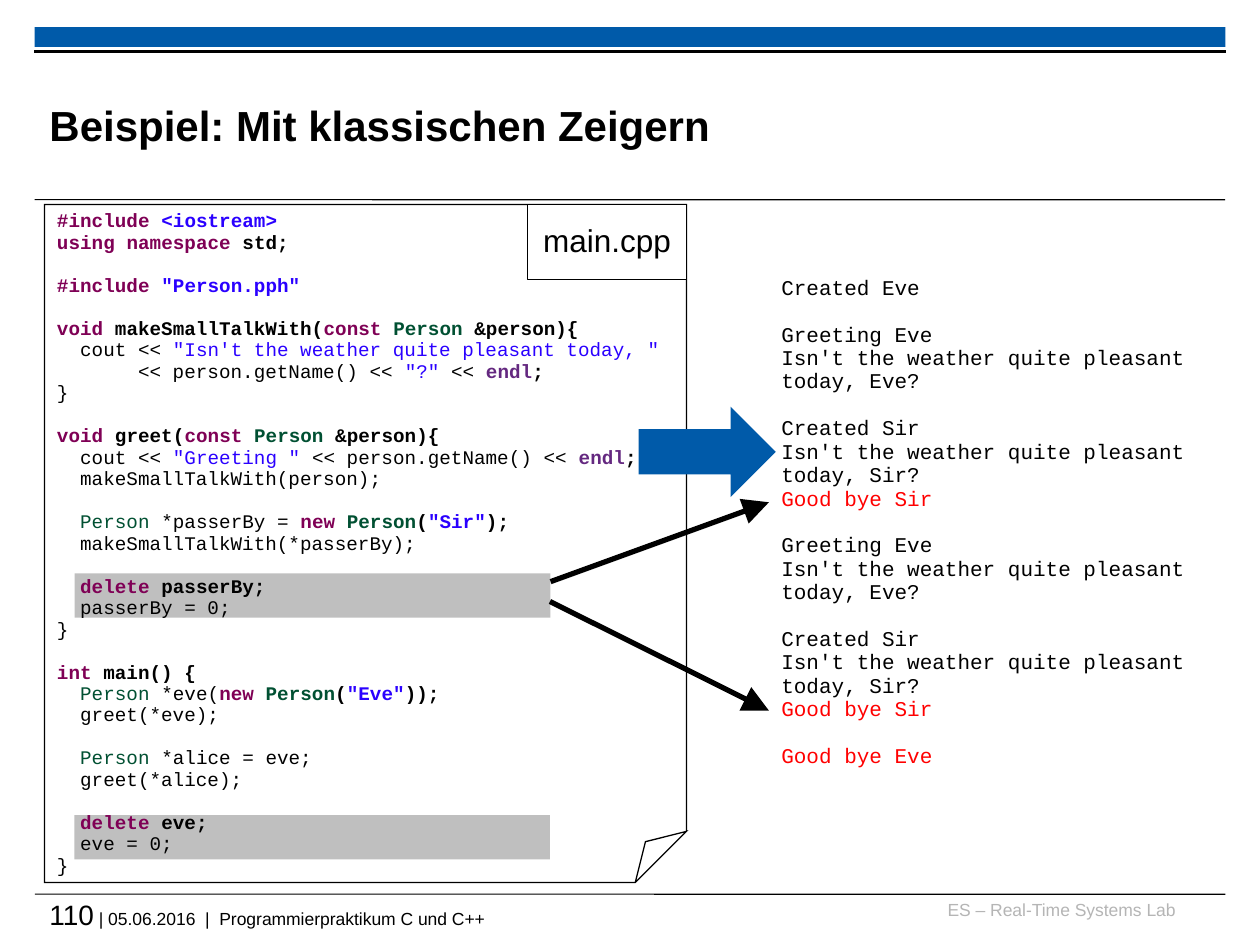
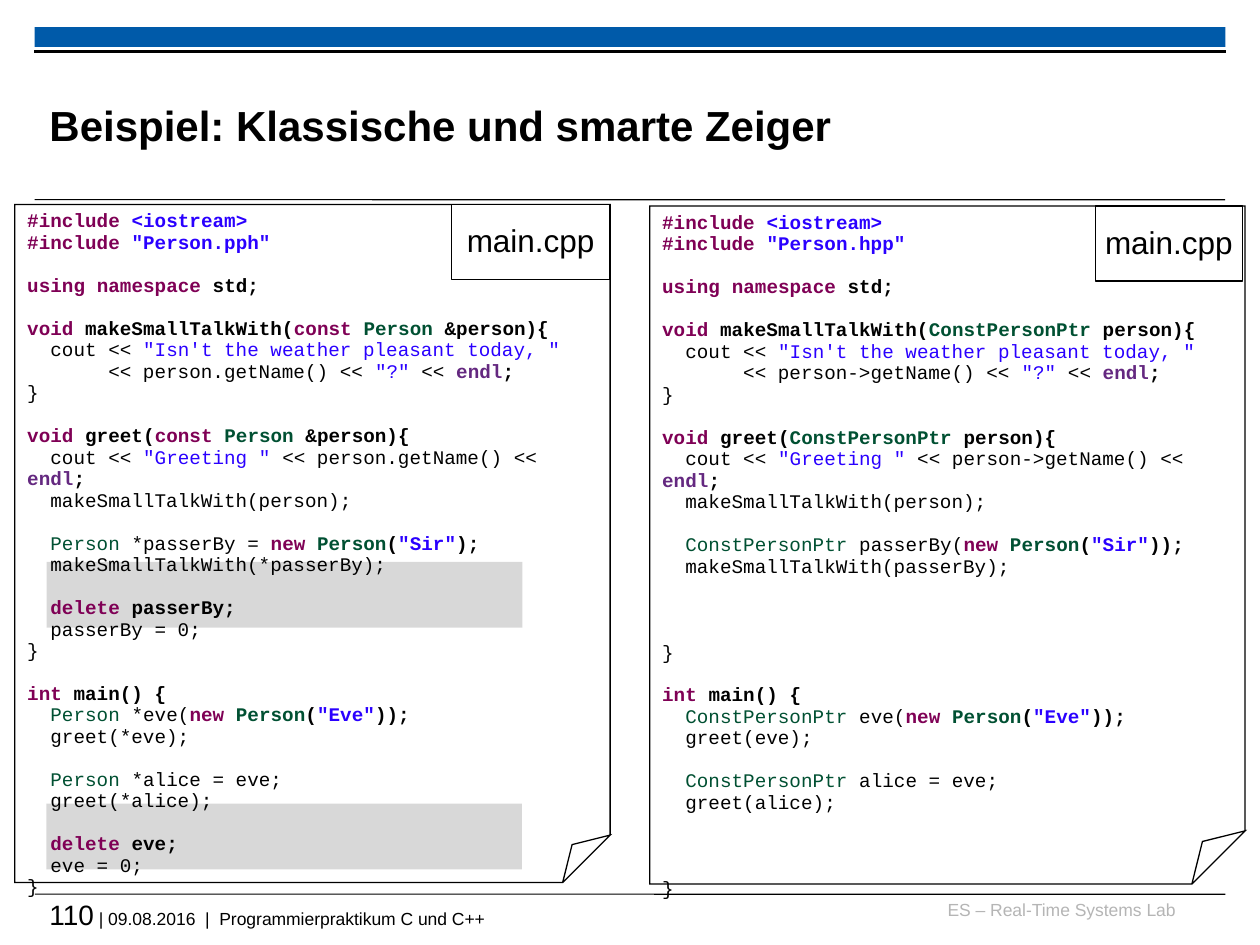
Before and after one commit to h82k/tud-cppp, a slide deck: slide 110 of cppp_lecture.pptx. Drawn at 1260x945 pixels with LibreOffice and Linux fonts; fonts in the diff are those of the drawing; background and template pictures are left out. Boxes give left, top, right and bottom in pixels: in the first picture for what was removed or moved away, otherwise in the second. Text is boxed around its words. In the diff, an @@ line names an element or a change of style, - is before the commit and + after.

```diff
--- a/cppp_lecture.pptx
+++ b/cppp_lecture.pptx
@@ title at (49,110,831,150): text changed @@
-Beispiel: Mit klassischen Zeigern
+Beispiel: Klassische und smarte Zeiger
@@ folded corner "#include <iostream>": place and size @@
-folded corner "#include <iostream>" at (44,204,685,882)
+folded corner "#include <iostream>" at (15,204,610,882)
@@ rectangle "main.cpp": place and size @@
-rectangle "main.cpp" at (528,204,687,280)
+rectangle "main.cpp" at (451,204,610,280)
@@ folded corner added at (650,205,1245,883), outline #000000 0.75 pt, 11 pt, text #000000 @@
+#include <iostream>
+#include "Person.hpp"
+using namespace std;
+void makeSmallTalkWith(ConstPersonPtr person){
+cout << "Isn't the weather pleasant today, "
+<< person->getName() << "?" << endl;
+}
+void greet(ConstPersonPtr person){
+cout << "Greeting " << person->getName() << endl;
+makeSmallTalkWith(person);
+ConstPersonPtr passerBy(new Person("Sir"));
+makeSmallTalkWith(passerBy);
+}
+int main() {
+ConstPersonPtr eve(new Person("Eve"));
+greet(eve);
+ConstPersonPtr alice = eve;
+greet(alice);
+}
@@ rectangle added at (1095,205,1242,281), fill #FFFFFF, outline #000000 0.75 pt, 18 pt, text #000000 @@
+main.cpp
@@ text in folded corner at (27,235,271,253): paragraph added @@
+#include "Person.pph"
@@ text in folded corner at (57,278,300,296): paragraph removed @@
-#include "Person.pph"
@@ text removed at (781,280,1184,768) @@
-Created Eve
-Greeting Eve
-Isn't the weather quite pleasant today, Eve?
-Created Sir
-Isn't the weather quite pleasant today, Sir?
-Good bye Sir
-Greeting Eve
-Isn't the weather quite pleasant today, Eve?
-Created Sir
-Isn't the weather quite pleasant today, Sir?
-Good bye Sir
-Good bye Eve
@@ text in folded corner at (50,343,536,360): text changed @@
-cout << "Isn't the weather quite pleasant today, "
+cout << "Isn't the weather pleasant today, "
@@ right arrow removed at (639,407,776,498) @@
@@ arrow removed from (551, 582) to (769, 503) @@
@@ rectangle: place and size @@
-rectangle at (74,573,551,617)
+rectangle at (47,562,523,627)
@@ rectangle at (47,562,523,627): fill #BFBFBF to #808080 at 30% opacity @@
@@ arrow removed from (549, 601) to (769, 711) @@
@@ rectangle at (47,804,522,869): fill #BFBFBF to #808080 at 30% opacity @@
@@ rectangle: place and size @@
-rectangle at (74,815,549,859)
+rectangle at (47,804,522,869)
@@ text at (49,905,485,929): text changed @@
-110 | 05.06.2016 | Programmierpraktikum C und C++
+110 | 09.08.2016 | Programmierpraktikum C und C++
```
Also in this commit, not shown: 58 other slides changed, 1 slide added, 2 slides removed.
